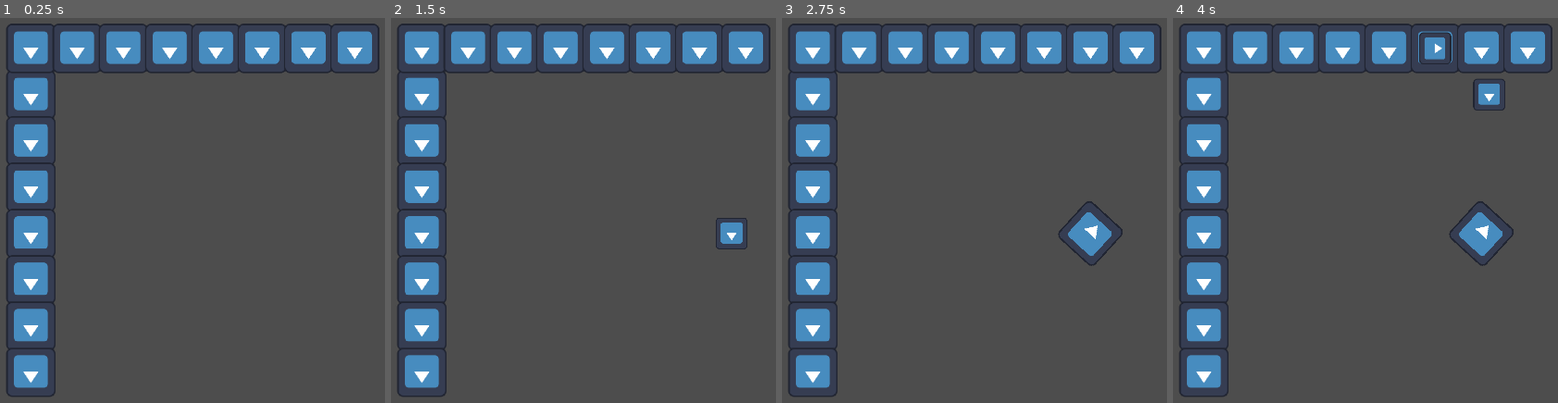
Above: before the commit, frames 1-4 (left to right).
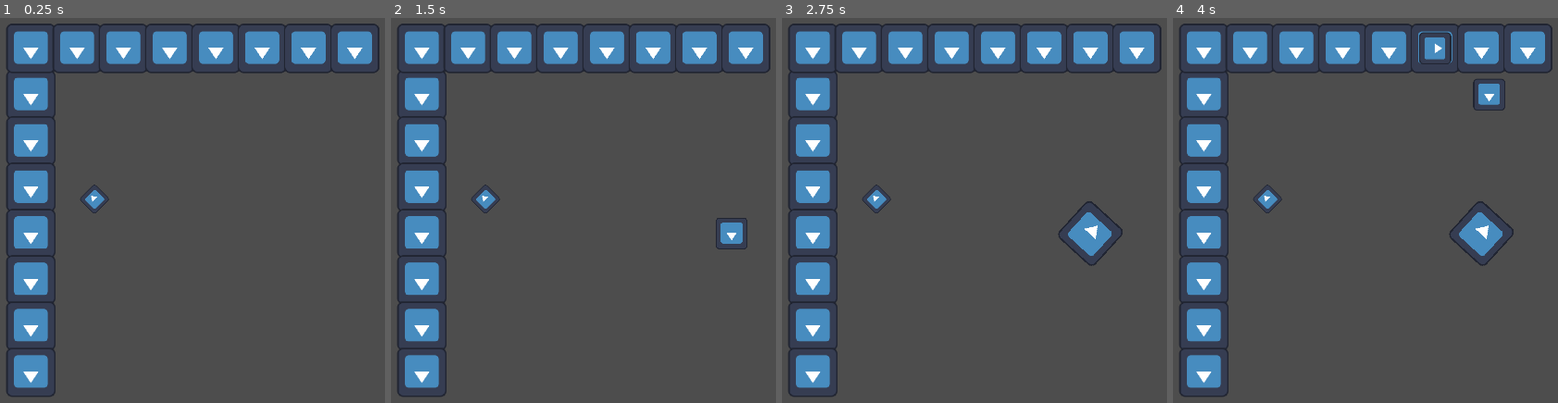
Above: after the commit, the same moments.

Repository: Jotlane/Warehouse-Robot-Game
Game: Godot game, scene res://Scenes/game_manager.tscn
Two runs of this game, one before a commit and one after it. Both use one fixed random seed, a clock stepped at 60 frames per second and the inputs below. The engine's default icon, where the game draws it, is replaced by a stand-in: a white triangle on a blue panel in a dark square.
Inputs (mouse positions are in pixels of both pictures, inside the frame that each line leads up to):
- Up to frame 1 (0.25 s): no input
- Up to frame 2 (1.5 s): tap Enter at 0.5 s; move the mouse to (outside the picture) at 0.52 s; press the mouse at (outside the picture) at 0.53 s; move the mouse to (737, 233) at 1.27 s; release the mouse at (737, 233) at 1.28 s; click (737, 233) at 1.35 s
- Up to frame 3 (2.75 s): move the mouse to (1136, 233) at 2.02 s; press the mouse at (1136, 233) at 2.03 s
- Up to frame 4 (4 s): tap Space at 2.75 s; move the mouse to (1461, 299) at 2.77 s; release the mouse at (1461, 299) at 2.78 s; click (1461, 299) at 2.85 s; move the mouse to (outside the picture) at 3.52 s; press the mouse at (outside the picture) at 3.53 s

The runs differ from the first frame. In frame 1, 0.2% of the frame differs, in the area x 20-29%, y 43-51%; in frame 2, 0.2%; in frame 3, 0.2%; in frame 4, 0.2%.

Commit message:
adding collision layers for finish points halfway

Diff:
--- /dev/null
+++ b/Scenes/finish_point.tscn
@@ -0,0 +1,20 @@
+[gd_scene format=3 uid="uid://dxr4rvugme6dw"]
+
+[ext_resource type="Texture2D" uid="uid://opu0gbd3evfr" path="res://icon.svg" id="1_eqp27"]
+
+[sub_resource type="RectangleShape2D" id="RectangleShape2D_eqp27"]
+size = Vector2(40, 40)
+
+[node name="FinishPoint" type="Node2D" unique_id=1582533133]
+
+[node name="Sprite2D" type="Sprite2D" parent="." unique_id=530459854]
+rotation = -0.7853982
+scale = Vector2(0.441, 0.441)
+texture = ExtResource("1_eqp27")
+
+[node name="FinishPointArea" type="Area2D" parent="." unique_id=373074289]
+collision_layer = 12
+collision_mask = 0
+
+[node name="FinishPointCollisionShape" type="CollisionShape2D" parent="FinishPointArea" unique_id=1449424475]
+shape = SubResource("RectangleShape2D_eqp27")
--- a/Scenes/game_manager.tscn
+++ b/Scenes/game_manager.tscn
@@ -4,6 +4,7 @@
 [ext_resource type="PackedScene" uid="uid://dl3duota3eb3u" path="res://Scenes/dummy_node_to_be_spawned.tscn" id="2_e5fcp"]
 [ext_resource type="PackedScene" uid="uid://bunwvncxiw8to" path="res://Scenes/grid.tscn" id="3_sq00h"]
 [ext_resource type="PackedScene" uid="uid://bbdfmetftxp4r" path="res://Scenes/robot.tscn" id="4_mmt5l"]
+[ext_resource type="PackedScene" uid="uid://dxr4rvugme6dw" path="res://Scenes/finish_point.tscn" id="5_fgdfb"]
 
 [node name="GameManager" type="Node2D" unique_id=1908083967]
 script = ExtResource("1_oj352")
@@ -15,4 +16,7 @@
 [node name="SpawnTimer" type="Timer" parent="." unique_id=745342297]
 autostart = true
 
+[node name="FinishPoint" parent="." unique_id=1582533133 instance=ExtResource("5_fgdfb")]
+position = Vector2(365, 501)
+
 [connection signal="timeout" from="SpawnTimer" to="." method="_on_spawn_timer_timeout"]
--- a/Scripts/game_manager.gd
+++ b/Scripts/game_manager.gd
@@ -44,7 +44,6 @@
 		grid_instance.add_child(instance)
 
 
-
 # Called every frame. 'delta' is the elapsed time since the previous frame.
 func _process(delta: float) -> void:
 	#print(open_lanes)
@@ -81,6 +80,12 @@
 		print(spawner_selected)
 		robot_instance.position = Singleton.grid_index_to_position(spawner_selected)
 		robot_instance.direction = Singleton.get_travel_direction(spawner_selected)
+		if (robot_instance.direction == Vector2.DOWN or robot_instance.direction == Vector2.RIGHT):
+			robot_instance.get_node("RobotCrashArea").set_collision_mask_value(4,true)
+			#If I am heading right, I will reach the one on the right
+		elif (robot_instance.direction == Vector2.UP or robot_instance.direction == Vector2.LEFT):
+			robot_instance.get_node("RobotCrashArea").set_collision_mask_value(3,true)
+			#If I am heading left, I will reach the one on the left
 		grid_instance.add_child(robot_instance)
 
 func _crash_occurred(pos:Vector2) -> void:
--- a/Scripts/robot.gd
+++ b/Scripts/robot.gd
@@ -22,8 +22,13 @@
 	if (event.is_action_pressed("left_click")):
 		is_stopped = !is_stopped
 
-
+#TODO make the 3 or 4 be one of them based on some variable they have
 func _on_robot_crash_area_area_entered(area: Area2D) -> void:
 	print("Crash with ", area)
+	print("area layer:", area.get_collision_layer())
+	if (area.get_collision_layer() & 2):
+		print("explode")
+	elif (area.get_collision_layer() & 3 or area.get_collision_layer() & 4):
+		print("clear")
 	Singleton.crash_occurred.emit((position+area.get_parent().position)*0.5)
 	queue_free()
--- a/project.godot
+++ b/project.godot
@@ -37,6 +37,8 @@
 [layer_names]
 
 2d_physics/layer_2="RobotHitbox"
+2d_physics/layer_3="Left"
+2d_physics/layer_4="Right"
 
 [physics]
 
